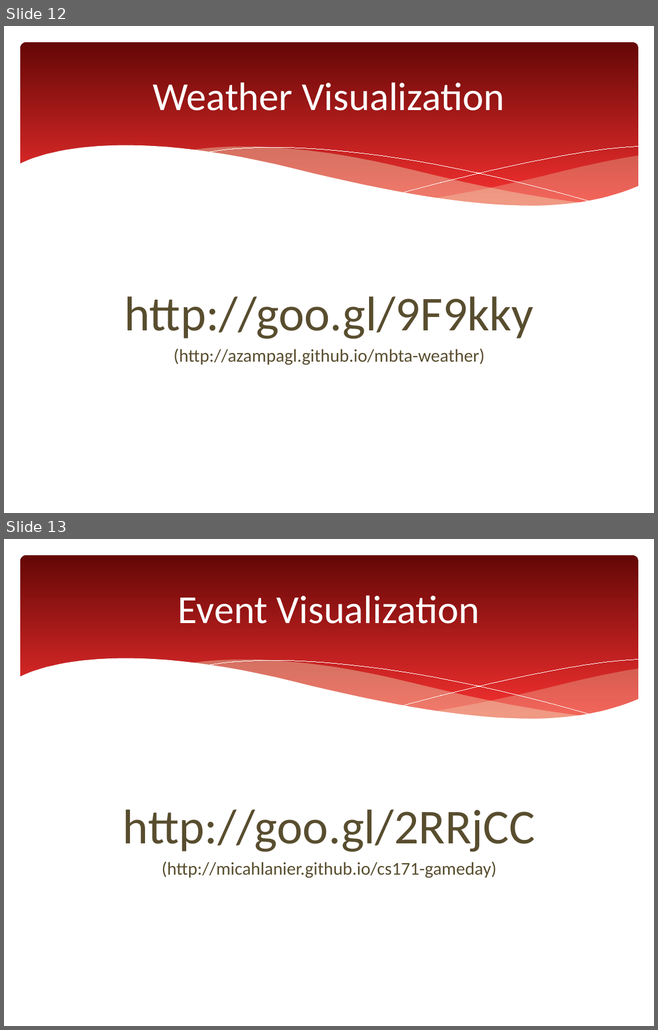
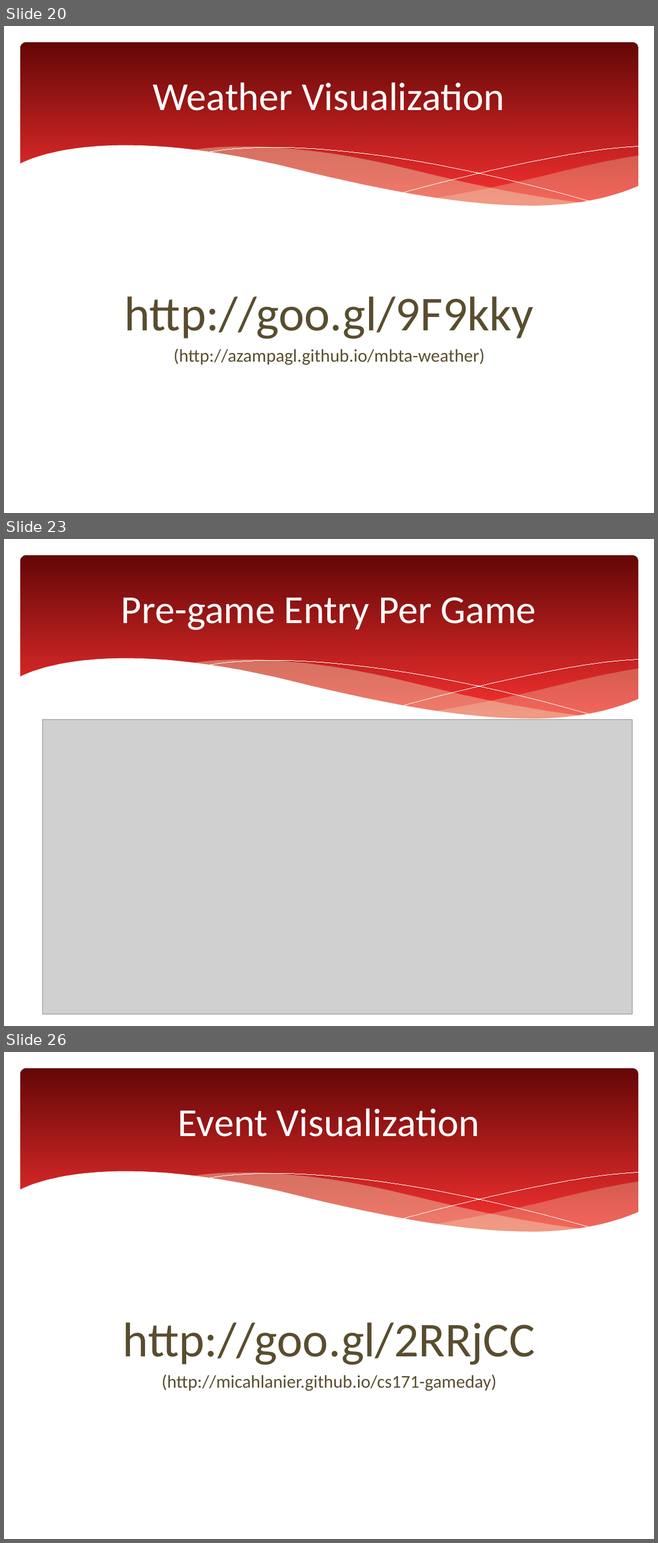
Before and after one commit to azampagl/harvard-capstone, a slide deck: docs/presentations/executive/mbta-capstone_executive.pptx. Shown one above the other, each under a label of ours: slides 12 and 13 before the commit, slides 20, 23 and 26 after it; the slides between them are not shown. The pictures are 658x1030 and 658x1543 pixels, drawn with LibreOffice and Linux fonts; fonts in the diff are those of the drawing; grey boxes stand for pictures. Boxes give left, top, right and bottom in pixels: in the first picture for what was removed or moved away, otherwise in the second. Text is boxed around its words. In the diff, an @@ line names an element or a change of style, - is before the commit and + after.

```diff
--- a/docs/presentations/executive/mbta-capstone_executive.pptx
+++ b/docs/presentations/executive/mbta-capstone_executive.pptx
@@ slide 23 added at (4,539,654,1026), background #FFFFFF; not listed: 6 template elements that a slide beside it also shows @@
@@ title added at (121,597,536,630), 44 pt, text #FFFFFF @@
+Pre-game Entry Per Game
@@ picture added at (42,719,632,1015) @@
@@ what was slide 12 is now slide 20 @@
@@ what was slide 13 is now slide 26 @@
```
Also in this commit, not shown: 1 slide changed, 13 other slides added, 1 slide removed, 8 other files.
